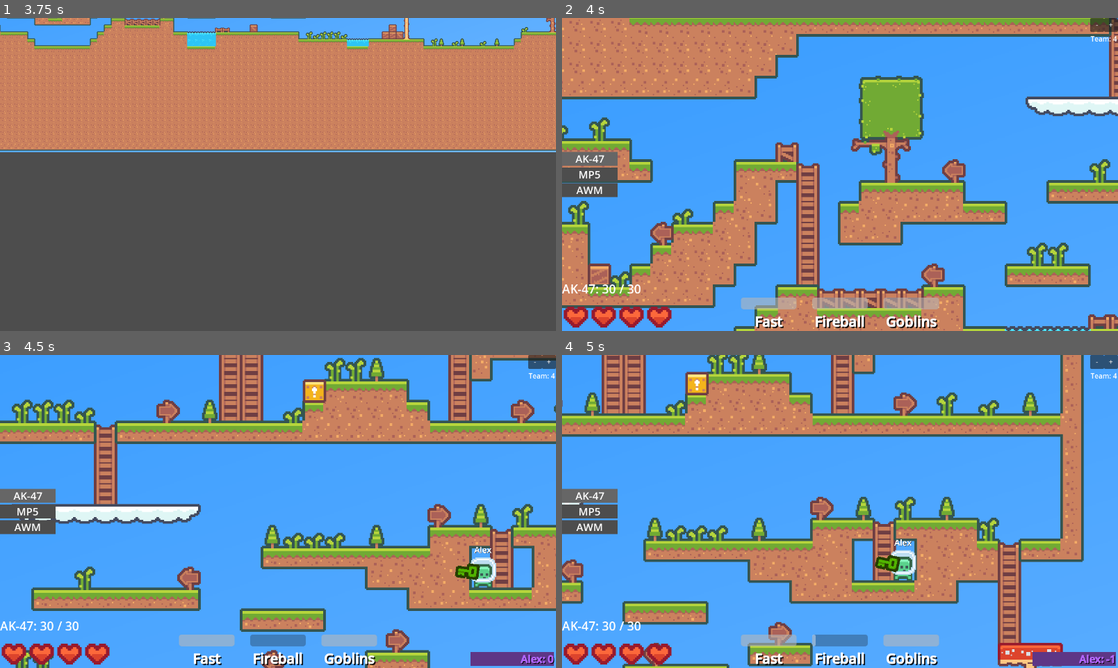
Above: before the commit, frames 1-4 (two rows, left to right).
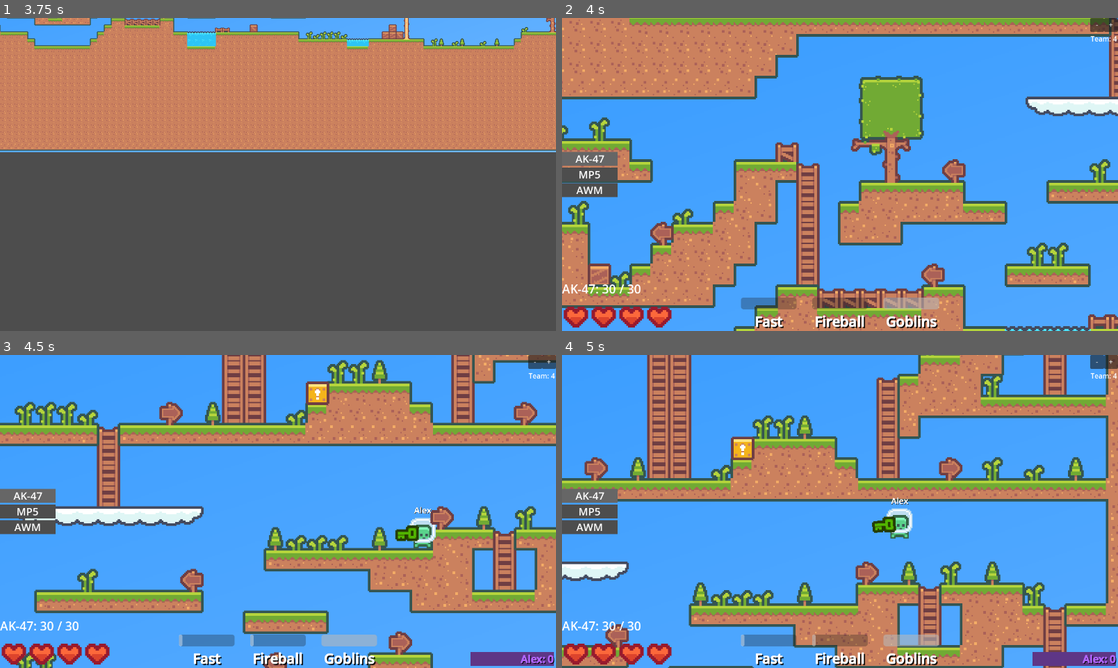
Above: after the commit, the same moments.

Repository: F1zzy31f/Glob-Game
Game: Godot game, scene res://scenes/MainMenu.tscn
The game is run twice, just before and just after one commit, with the same random seed, the same clock (stepped at 60 frames per second) and the same inputs.
Inputs (mouse positions are in pixels of both pictures, inside the frame that each line leads up to):
- Up to frame 1 (3.75 s): click (278, 136) at 0.52 s; type "Alex" at 0.6 s; click "Play" at 1.25 s; click (278, 136) at 2.02 s; type "12" at 2.1 s; click "Host Game" at 2.75 s; tap Enter at 3.5 s; move the mouse to (400, 158) at 3.52 s; hold D (move_right) from 3.53 s (still down); tap Q (ability_active_1) at 3.6 s
- Up to frame 2 (4 s): keep holding D (move_right); tap Space (jump) at 3.77 s
- Up to frame 3 (4.5 s): keep holding D (move_right); move the mouse to (166, 527) at 4.27 s; tap E (ability_active_2) at 4.35 s
- Up to frame 4 (5 s): keep holding D (move_right); tap Space (jump) at 4.52 s

Frame 1 is identical in both runs. In frame 2, 0.8% of the frame differs, in the area x 32-55%, y 89-94%; in frame 3, 23%; in frame 4, 64%, in the area x 0-100%, y 0-100%.

Commit message:
Start with uncharged abilities

Diff:
--- a/scripts/Ability.gd
+++ b/scripts/Ability.gd
@@ -12,7 +12,7 @@
 @export_subgroup("Active")
 @export var active_recharge = 32
 @export_subgroup("Ultimate")
-@export var ultimate_charge = true
+@export var ultimate_charge = false
 
 @export_group("Styles")
 
@@ -31,9 +31,6 @@
 @onready var player = $"../../.."
 
 var recharge_timer = 0
-
-func _ready():
-	recharge_timer = active_recharge
 
 func _process(delta):
 	if not is_multiplayer_authority(): return
